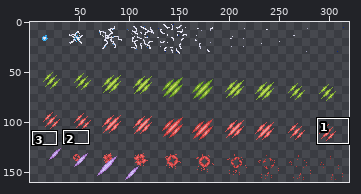
Sprite sheet, stored at Resources/AwesomeGuns/Weapons/SPRITES/Hits.gif. The picture above shows the old version from afar; the outline marks the close-up.
Close-up. First the earlier version:
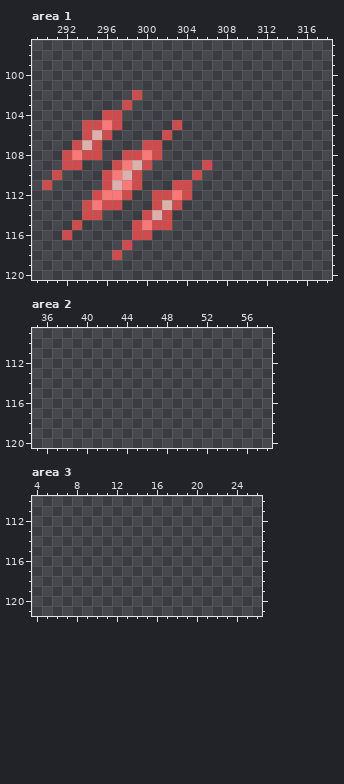
The file is 320x160 pixels. Shown: area 1: x 289..318, y 97..120; area 2: x 35..58, y 109..120; area 3: x 4..26, y 110..121. The wide view leaves out empty margins. The commit also changed other parts of the picture, which this record leaves out.
The result:
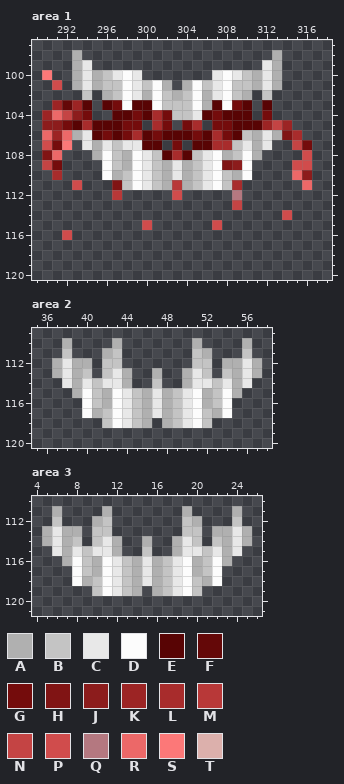
Palette (. is transparent): A #b0b0b0  B #c4c4c4  C #e8e8e8  D #fcfcfc  E #580404  F #640808  G #740c0c  H #801414  J #8c1c1c  K #9c2424  L #a82c2c  M #b83838  N #c44444  P #d04c4c  Q #b47880  R #ec6868  S #fc7878  T #dcb0ac
Change:
Changed rows in their new state; - is an unchanged pixel.
Area 1:
first column x 290:
 98 ---A-------------------A---
 99 ---AC-----------------CA---
100 S--ACABCDC-------CDCBACA---
101 -P-ACABBDCBDA-ADBCDBBACA---
102 ----B-ABDCADBABDACDBA-B----
103 -KFKE-EGDEEDBBBDAEDGE-E----
104 KRNJG-.EEGELGBBCEGEEE-G----
105 JJGELEEEGG-LG.GL-GGEEEKNK--
106 RKRACEGEGLEGEEEGELGEBACAHL-
107 PGS.CACBCCEE-G-EELLBCAC--NG
108 HR...ADBADCBELEBCDABDA----P
109 NG..--DBADCBACABCDHJD----PP
110 -L----DABDCBACABCDBAD----RJ
111 .--P--.HBDCBAMABCDBL------R
112 -----..M.--..P.----Q-------
113 ----....---...-----N-------
114 ----..----...-----------P--
115 ---.-----.P..----P---------
116 ---------..----------------
117 --------.------------------
118 -------.-------------------
Area 2:
first column x 37:
110 -A----A-------A----A-
111 -B---AB-------BA---B-
112 ACAA-BB-------BB-AACA
113 ACAB-BCA--A--ACB-BACA
114 -CACBCCA--B--ACCBCAC-
115 --ADBADCBACABCDABDA--
116 ---DBADCBACABCDABD---
117 ---DABDCBACABCDBAD---
118 -----BDCBA-ABCDB-----
Area 3:
first column x 5:
111 -A----A-------A----A-
112 -B---AB-------BA---B-
113 ACAA-BB-------BB-AACA
114 ACAB-BCA--A--ACB-BACA
115 -CACBCCA--B--ACCBCAC-
116 --ADBADCBACABCDABDA--
117 ---DBADCBACABCDABD---
118 ---DABDCBACABCDBAD---
119 -----BDCBA-ABCDB-----
Boxes around the changes in both close-ups, in picture pixels (x1, y1, x2, y2):
changed: (42, 50, 312, 260)
added: (52, 338, 262, 428)
added: (42, 506, 252, 596)
